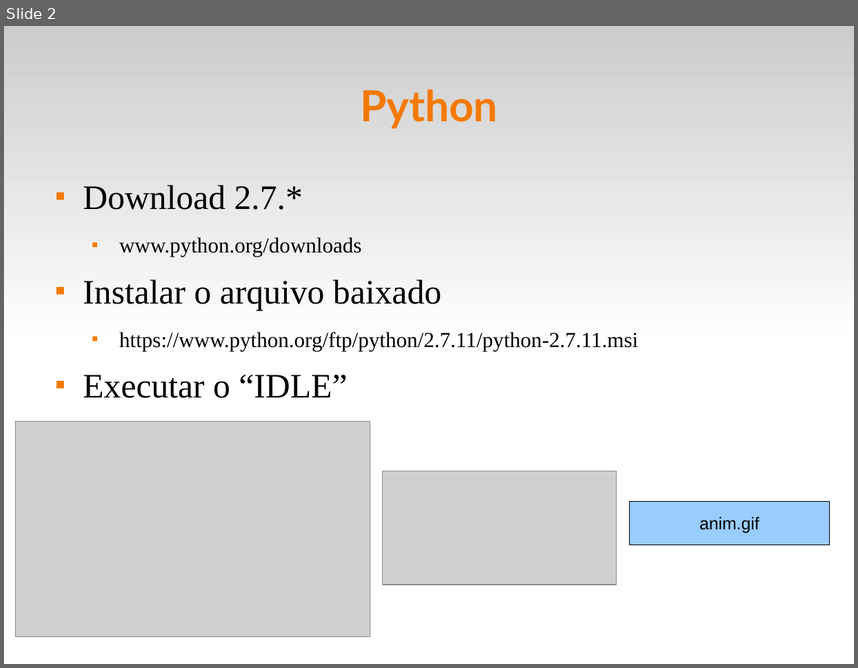
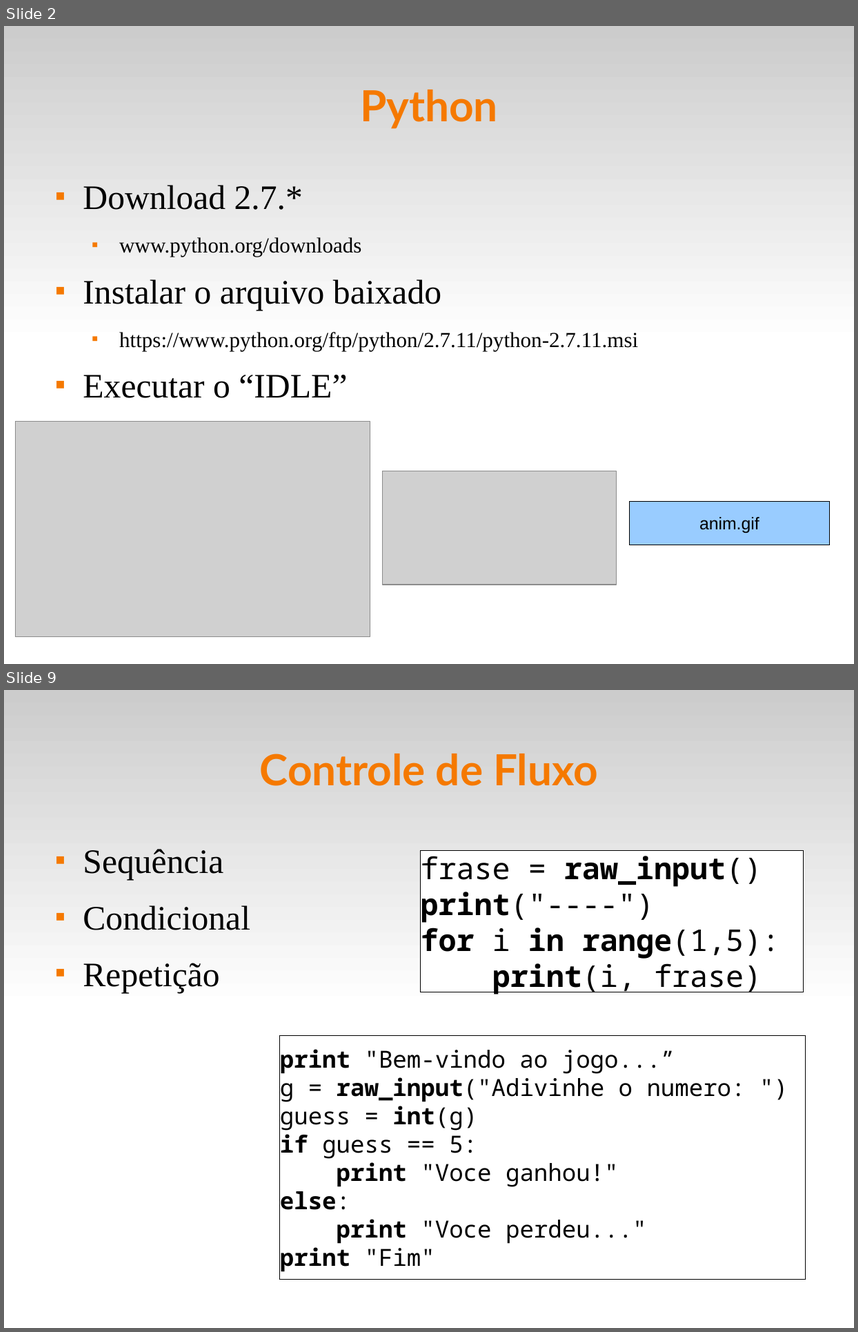
Before and after one commit to fsantanna-uerj/IPD, a slide deck: slides/ipd-02.odp. Shown one above the other, each under a label of ours: slide 2 before the commit, slides 2 and 9 after it; the slides between them are not shown. The pictures are 858x668 and 858x1332 pixels, drawn with LibreOffice and Linux fonts; fonts in the diff are those of the drawing; grey boxes stand for pictures. Boxes give left, top, right and bottom in pixels: in the first picture for what was removed or moved away, otherwise in the second. Text is boxed around its words. In the diff, an @@ line names an element or a change of style, - is before the commit and + after.

```diff
--- a/slides/ipd-02.odp
+++ b/slides/ipd-02.odp
@@ slide 9 added at bbox=[4, 690, 854, 1328], background #FFFFFF; not listed: 1 template element that a slide beside it also shows @@
@@ title added at bbox=[260, 753, 598, 786], 40 pt, text #F57900, bold @@
+Controle de Fluxo
@@ text added at bbox=[83, 849, 250, 993], 32 pt, text #000000 @@
+■ Sequência
+■ Condicional
+■ Repetição
@@ rectangle added at bbox=[421, 851, 804, 992], fill #FFFFFF, outline #000000 0 pt, 28 pt, text #000000 @@
+frase = raw_input()
+print("----")
+for i in range(1,5):
+print(i, frase)
@@ rectangle added at bbox=[280, 1036, 806, 1279], fill #FFFFFF, outline #000000 0 pt, 22 pt, text #000000 @@
+print "Bem-vindo ao jogo...”
+g = raw_input("Adivinhe o numero: ")
+guess = int(g)
+if guess == 5:
+print "Voce ganhou!"
+else:
+print "Voce perdeu..."
+print "Fim"
```
Also in this commit, not shown: 10 other slides added, 10 other files.
